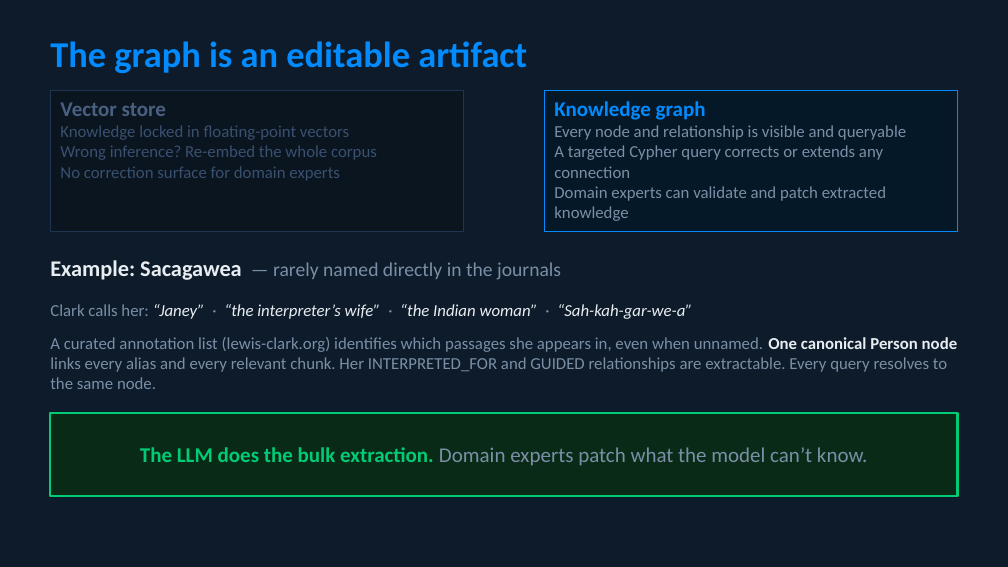
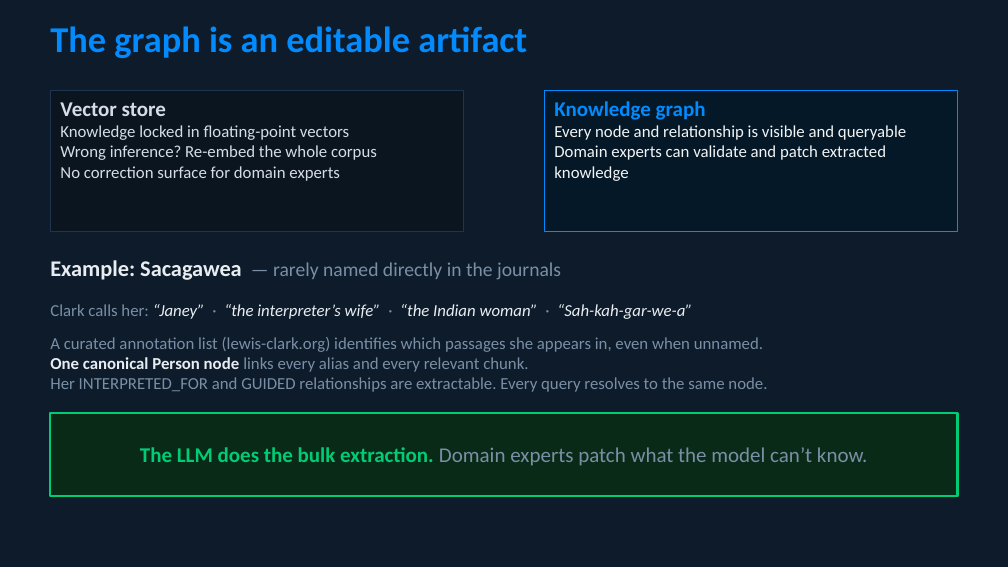
Before and after one commit to smithna/corps-of-discovery-graph-rag, a slide deck: slide 12 of docs/rag_relationship_problem.pptx (slide 9 before the commit). Drawn at 1008x567 pixels with LibreOffice and Linux fonts; fonts in the diff are those of the drawing. Boxes give left, top, right and bottom in pixels: in the first picture for what was removed or moved away, otherwise in the second. Text is boxed around its words. In the diff, an @@ line names an element or a change of style, - is before the commit and + after.

```diff
--- a/docs/rag_relationship_problem.pptx
+++ b/docs/rag_relationship_problem.pptx
@@ text "The graph is an editable ...": place and size @@
-text "The graph is an editable ..." at (50,41,527,73)
+text "The graph is an editable ..." at (50,26,527,58)
@@ text "Vector store" at (60,102,377,181): text colour #4A6080 to #D6DCE5 in "Vector store"; text colour #3A5070 to #D6DCE5 @@
@@ text at (554,145,883,178): paragraph removed @@
-A targeted Cypher query corrects or extends any connection
@@ text at (554,125,906,181): text colour #7A8FA6 to #F2F3F3 in "Every node and relationship is visible and ...", "Domain experts can validate and patch extracted ..." @@
@@ text "A curated annotation list (lewis-clark.org) ..." rewrapped from (50,337,957,389) to (50,337,767,392) @@
```
Also in this commit, not shown: 10 other slides changed, 3 slides added, 3 slides removed.
